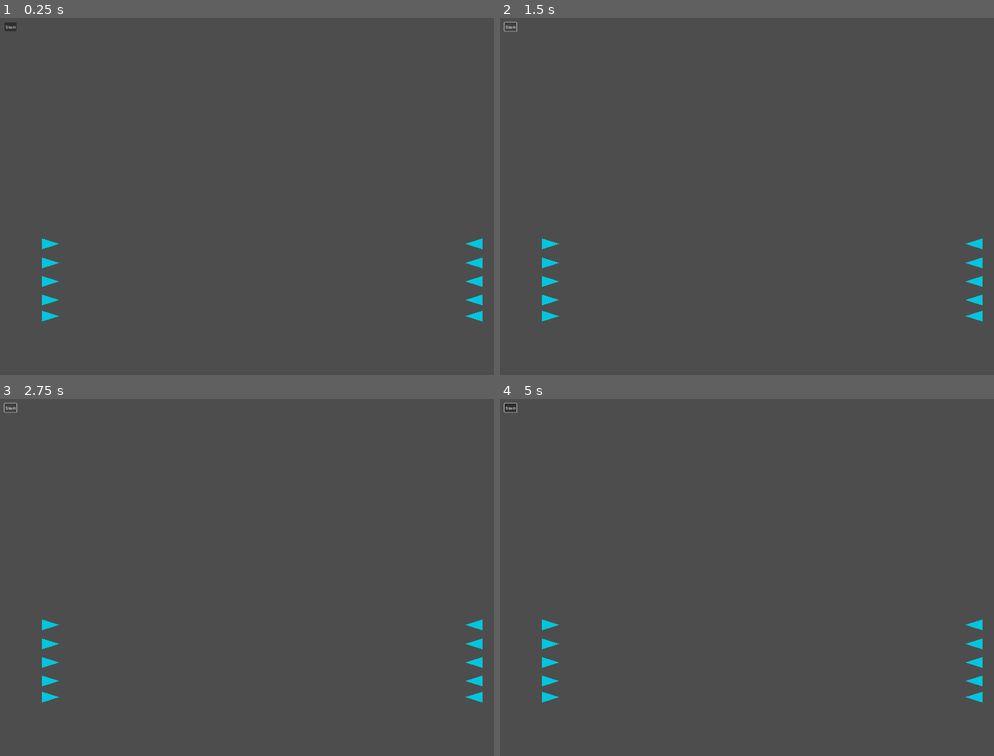
Above: before the commit, frames 1-4 (two rows, left to right).
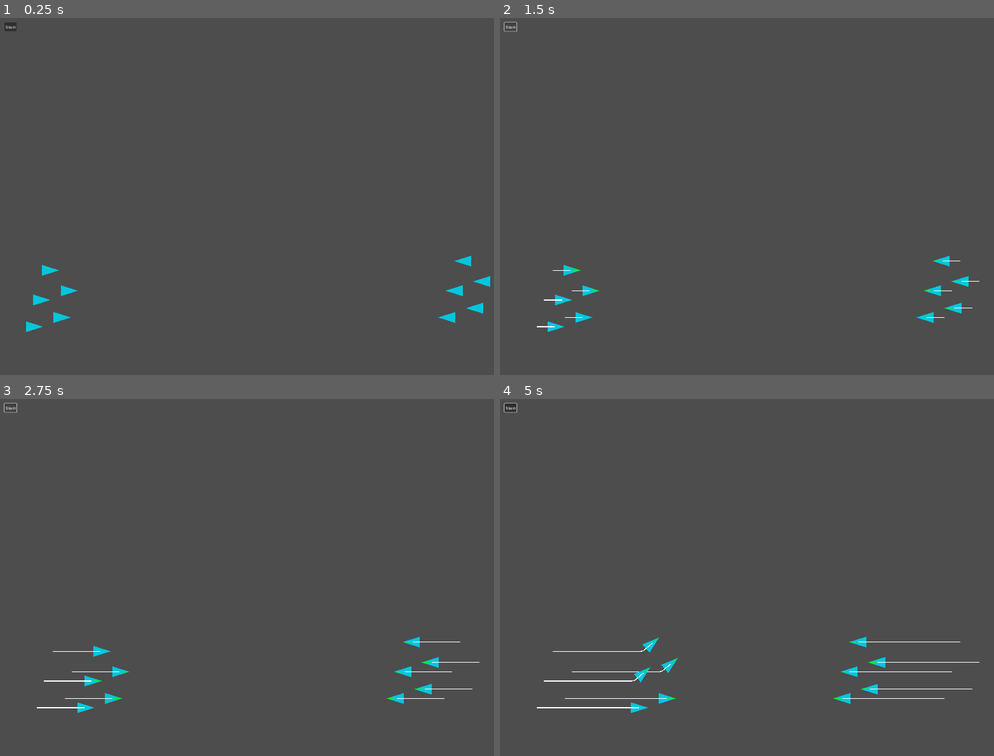
Above: after the commit, the same moments.

Repository: ewandos/godot-plugin-fluid-group-navigation
Game: Godot game, scene res://Game.tscn
Same seed, same stepped clock (60 frames per second), same inputs: the game is played once before the commit and once after it.
Inputs (mouse positions are in pixels of both pictures, inside the frame that each line leads up to):
- Up to frame 1 (0.25 s): no input
- Up to frame 2 (1.5 s): click "Start" at 0.5 s; click "Start" at 1.25 s
- Up to frame 3 (2.75 s): click "Start" at 2 s
- Up to frame 4 (5 s): move the mouse to (860, 623) at 2.77 s; click (860, 623) at 2.92 s; drag from (648, 677) to (549, 645) at 3.52 s; move the mouse to (801, 538) at 4.27 s; click (801, 538) at 4.42 s

The runs differ from the first frame. In frame 1, 1.0% of the frame differs, in the area x 5-100%, y 61-88%; in frame 2, 1.1%; in frame 3, 1.2%; in frame 4, 1.5%, in the area x 7-98%, y 61-88%.
Error before the commit: Parse Error: Cannot infer the type of "sidestep_magnitude" variable because the value doesn't have a set type. (res://AgentMovement.gd:118)

Commit message:
Added option to configure a turn radius

Diff:
--- a/AgentAttributes.gd
+++ b/AgentAttributes.gd
@@ -2,7 +2,8 @@
 class_name AgentAttributes
 
 @export var mass := 1.0
-@export var collision_radius = 30.0
+@export var collision_radius := 30.0
+@export var turning_radius := 180
 @export var max_force := 0.5
 @export var max_speed := 1.5
 @export var neighbor_radius := 100.0
--- a/AgentMovement.gd
+++ b/AgentMovement.gd
@@ -16,7 +16,7 @@
 var heading := Vector2.RIGHT
 var heading_smoother := HeadingSmoother.new(10)
 
-var steering_force := Vector2.ZERO
+var cummulative_steering_force := Vector2.ZERO
 
 @export_group("Weights")
 @export var path_follow_weight := 1.3
@@ -85,9 +85,21 @@
 	if path.size() == 0:
 		return Vector2.ZERO
 
-	var steering_force := Vector2.ZERO
+	var steering_force: Vector2 = Vector2.ZERO
 	steering_force = global_position.direction_to(path[0])
 	steering_force *= agent_attributes.max_speed
+
+	var steering_angle = abs(steering_force.angle_to(velocity))
+	var max_angle_rad = deg_to_rad(agent_attributes.turning_radius)
+
+	if steering_angle > max_angle_rad:
+		var is_right := velocity.cross(steering_force) > 0
+		var angle_correction = steering_angle - max_angle_rad
+
+		if is_right:
+			angle_correction *= -1
+
+		steering_force = steering_force.rotated(angle_correction)
 
 	return compute_force_to_steer_to_velocity(steering_force)
 
@@ -95,7 +107,6 @@
 func calculate_obstacle_avoidance_steering_force(neighbors: Array[Node2D]) -> Vector2:
 	var steering_force := Vector2.ZERO
 	var counter_clockwise_perp = heading.orthogonal().normalized()
-	var rotation_angle_radians = heading.angle()
 
 	for neighbor in neighbors:
 		if neighbor.movement == self: continue
@@ -106,16 +117,12 @@
 		var direction_to_neighbor := global_position.direction_to(neighbor.global_position)
 
 		var is_in_front := counter_clockwise_perp.cross(direction_to_neighbor) > 0
-		var is_right := heading.cross(direction_to_neighbor) > 0
 
 		if not is_in_front: continue
-
-		var neighbor_collision_radius: float = neighbor.movement.agent_attributes.collision_radius
 
 		var to_neighbor = neighbor.global_position - global_position
 		var projected_sidestep = to_neighbor.project(heading)
 		var sidestep_direction = (to_neighbor - projected_sidestep) * -1
-		var sidestep_magnitude := (agent_attributes.collision_radius + neighbor_collision_radius) - sidestep_direction.length()
 
 		var neighbor_neighbor_radius: float = neighbor.movement.agent_attributes.neighbor_radius
 		var approaching_progress = 1- (global_position.distance_to(neighbor.global_position) / neighbor_neighbor_radius)
@@ -130,7 +137,7 @@
 
 
 func compute_separation_force(neighbors: Array[Node2D]) -> Vector2:
-	var steer := Vector2.ZERO
+	var steering_force := Vector2.ZERO
 	var number_of_neighbors = 0
 
 	for neighbor in neighbors:
@@ -139,26 +146,25 @@
 
 		if distance_to_neighbor >= agent_attributes.neighbor_radius: continue
 
-		var steering_force := neighbor.global_position.direction_to(global_position)
+		var neighbor_force := neighbor.global_position.direction_to(global_position)
 
 		var neighbor_radius: float = neighbor.movement.agent_attributes.collision_radius
 
 		if distance_to_neighbor < (agent_attributes.collision_radius + neighbor_radius):
-			steering_force *= agent_attributes.max_force
-			return steering_force
+			neighbor_force *= agent_attributes.max_force
+			return neighbor_force
 		else:
 			var distance := (distance_to_neighbor / neighbor_radius)
 			distance = clamp(distance, 0.0, 1.0)
-			steering_force *= agent_attributes.max_force * distance
-
-		steer += steering_force
+			neighbor_force *= agent_attributes.max_force * distance
+
+		steering_force += neighbor_force
 		number_of_neighbors += 1
 
-
 	if number_of_neighbors > 0:
-		steer /= number_of_neighbors
-
-	return steer
+		steering_force /= number_of_neighbors
+
+	return steering_force
 
 
 func compute_alignment_force(neighbors: Array[Node2D]) -> Vector2:
@@ -222,7 +228,7 @@
 
 	desired = desired.normalized()
 	if in_b_slowdown:
-		var velocity_scalar := distance_to_target / slowdown_distance
+		var velocity_scalar := distance_to_target / slowdown_distance as float
 		velocity_scalar = clampf(velocity_scalar, 0.0, 1.0)
 		desired *= agent_attributes.max_speed * velocity_scalar
 	else:
@@ -232,34 +238,34 @@
 
 
 func accumulate_steering_forces() -> Vector2:
-	steering_force = Vector2.ZERO
+	cummulative_steering_force = Vector2.ZERO
 	var neighbors := area.get_overlapping_bodies()
 
 	path_follow_force = compute_path_follow_force()
 	path_follow_force *= path_follow_weight
-	steering_force += path_follow_force
-	if steering_force.length() > agent_attributes.max_force: return steering_force
+	cummulative_steering_force += path_follow_force
+	if cummulative_steering_force.length() > agent_attributes.max_force: return cummulative_steering_force
 
 	obstacle_avoidance_force = calculate_obstacle_avoidance_steering_force(neighbors)
 	obstacle_avoidance_force *= obstacle_avoidance_weight
-	steering_force += obstacle_avoidance_force
-	if steering_force.length() > agent_attributes.max_force: return steering_force
+	cummulative_steering_force += obstacle_avoidance_force
+	if cummulative_steering_force.length() > agent_attributes.max_force: return cummulative_steering_force
 
 	separation_steering_force = compute_separation_force(neighbors)
 	separation_steering_force *= separation_weight
-	steering_force += separation_steering_force
-	if steering_force.length() > agent_attributes.max_force: return steering_force
+	cummulative_steering_force += separation_steering_force
+	if cummulative_steering_force.length() > agent_attributes.max_force: return cummulative_steering_force
 
 	alignment_steering_force = compute_alignment_force(neighbors)
 	alignment_steering_force *= alignment_weight
-	steering_force += separation_steering_force
-	if steering_force.length() > agent_attributes.max_force: return steering_force
+	cummulative_steering_force += separation_steering_force
+	if cummulative_steering_force.length() > agent_attributes.max_force: return cummulative_steering_force
 
 	cohesion_steering_force = compute_cohesion_force(neighbors)
 	cohesion_steering_force *= cohesion_weight
-	steering_force += cohesion_steering_force
-
-	return steering_force
+	cummulative_steering_force += cohesion_steering_force
+
+	return cummulative_steering_force
 
 func calculate_path(start_position: Vector2, target_position: Vector2) -> PackedVector2Array:
 	var parameter := NavigationPathQueryParameters2D.new()
--- a/Game.tscn
+++ b/Game.tscn
@@ -9,8 +9,8 @@
 
 [sub_resource type="NavigationPolygon" id="NavigationPolygon_g5mik"]
 vertices = PackedVector2Array(-56, -56, 2112, -56, 2104, 2080, -224, 2024, -160, 16)
-polygons = [PackedInt32Array(0, 1, 2, 3, 4)]
-outlines = [PackedVector2Array(-56, -56, 2112, -56, 2104, 2080, -224, 2024, -160, 16)]
+polygons = Array[PackedInt32Array]([PackedInt32Array(0, 1, 2, 3, 4)])
+outlines = Array[PackedVector2Array]([PackedVector2Array(-56, -56, 2112, -56, 2104, 2080, -224, 2024, -160, 16)])
 
 [node name="Simulation" type="Node2D"]
 script = ExtResource("1_r2ja2")
@@ -21,8 +21,6 @@
 metadata/_edit_lock_ = true
 
 [node name="Testbed" type="Node2D" parent="."]
-process_mode = 4
-visible = false
 position = Vector2(0, 80)
 
 [node name="UnitNavigationTest" parent="Testbed" instance=ExtResource("3_5e3ob")]
@@ -161,6 +159,8 @@
 rotation = 6.02138
 
 [node name="Testbed3" type="Node2D" parent="."]
+process_mode = 4
+visible = false
 position = Vector2(0, 80)
 
 [node name="UnitNavigationTest" parent="Testbed3" instance=ExtResource("3_5e3ob")]
--- a/Unit.gd
+++ b/Unit.gd
@@ -9,9 +9,9 @@
 @onready var movement: NavigationAgent = $AgentMovement
 
 func _physics_process(_delta):
-	var velocity = movement.calc_velocity()
+	var calculated_velocity = movement.calc_velocity()
 	sprite.look_at(global_position + movement.heading)
-	move_and_collide(velocity)
+	move_and_collide(calculated_velocity)
 
 func select() -> void:
 	sprite.modulate = color
--- a/Unit.tscn
+++ b/Unit.tscn
@@ -8,10 +8,11 @@
 [sub_resource type="CircleShape2D" id="1"]
 radius = 30.0
 
-[sub_resource type="Resource" id="Resource_svicp"]
+[sub_resource type="Resource" id="Resource_vv2ed"]
 script = ExtResource("4_p5icd")
 mass = 1.0
 collision_radius = 30.0
+turning_radius = 180
 max_force = 0.5
 max_speed = 1.5
 neighbor_radius = 100.0
@@ -41,7 +42,7 @@
 script = ExtResource("3_vhx41")
 navigation_group = 1
 show_debug = true
-agent_attributes = SubResource("Resource_svicp")
+agent_attributes = SubResource("Resource_vv2ed")
 obstacle_avoidance_distance_scalar = SubResource("Curve_sbusu")
 
 [node name="Area2D" type="Area2D" parent="AgentMovement"]
--- a/UnitManager.gd
+++ b/UnitManager.gd
@@ -16,7 +16,7 @@
 		for obj in selection_manager.selection:
 			var offset = obj.global_position - selection_centroid
 			var target_position = get_viewport().get_mouse_position() + offset
-			obj.movement.set_target(target_position)
+			obj.movement.set_destination(target_position)
 
 func set_selection(selection):
 	selection_manager.selection = selection
--- a/project.godot
+++ b/project.godot
@@ -24,7 +24,6 @@
 [editor]
 
 movie_writer/movie_file="/Users/pewert/Desktop/recording.avi"
-export/convert_text_resources_to_binary=true
 
 [gui]
 
